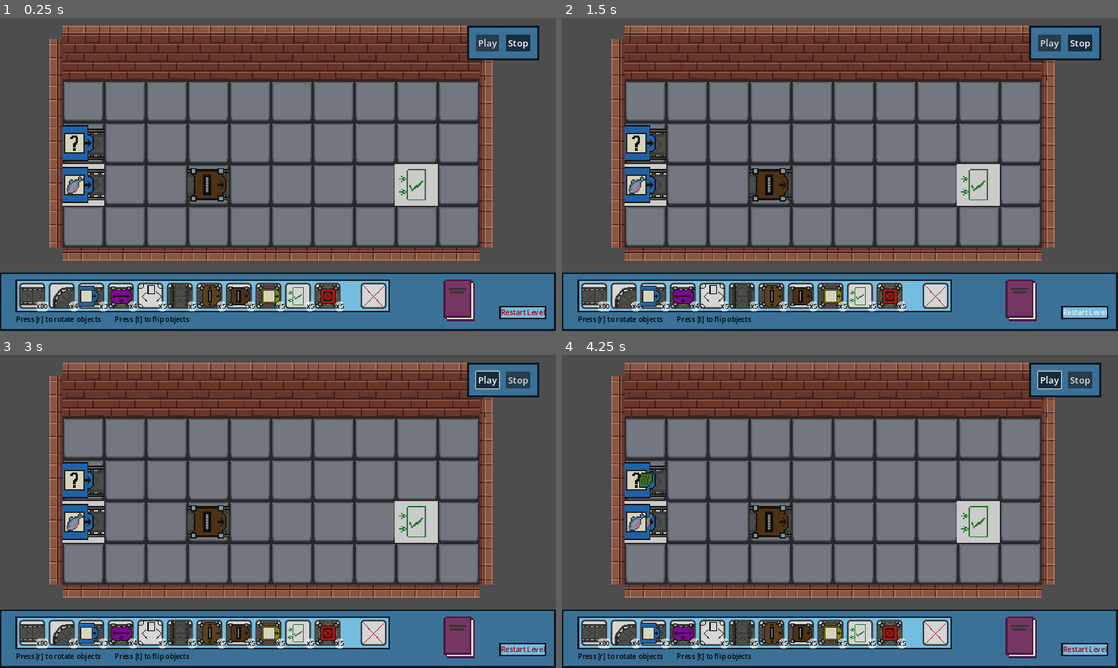
Above: before the commit, frames 1-4 (two rows, left to right).
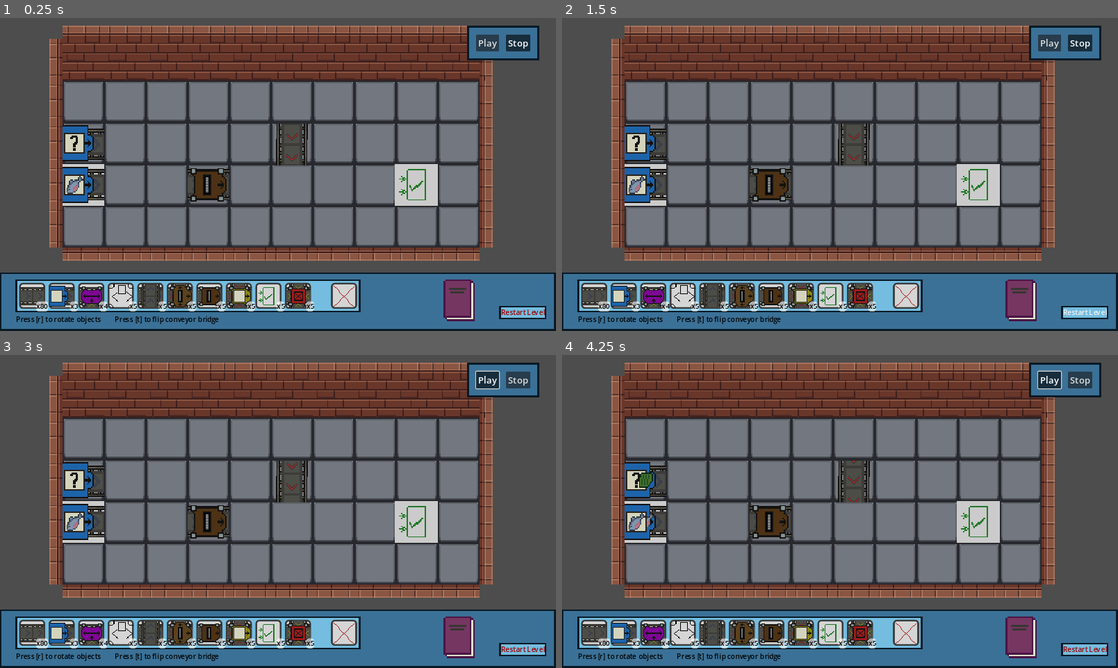
Above: after the commit, the same moments.

Repository: dani-swordfish/Fish-Game
Game: Godot game, scene res://Scenes/Test/test_level.tscn
Same seed, same stepped clock (60 frames per second), same inputs: the game is played once before the commit and once after it.
Inputs:
- Up to frame 1 (0.25 s): no input
- Up to frame 2 (1.5 s): click "Restart Level" at 0.5 s; click "Restart Level" at 1.25 s
- Up to frame 3 (3 s): click "Restart Level" at 2 s; click "Play" at 2.75 s
- Up to frame 4 (4.25 s): click "Play" at 3.5 s

The runs differ from the first frame. In frame 1, 4.2% of the frame differs, in the area x 9-71%, y 33-98%; in frame 2, 4.2%; in frame 3, 4.2%; in frame 4, 4.2%.

Commit message:
belt corners

Diff:
--- a/Scenes/Components/component.gd
+++ b/Scenes/Components/component.gd
@@ -28,6 +28,10 @@
 
 func set_tile():
 	tile = Globals.references.tilemap.local_to_map(position)
+
+
+func _components_changed():
+	pass
 
 
 func _on_play():
--- a/Scenes/Components/cutter.gd
+++ b/Scenes/Components/cutter.gd
@@ -20,10 +20,14 @@
 	super._ready()
 
 
+func _components_changed():
+	super._components_changed()
+	next_component_2 = get_next_component(ray_cast_2d_2, get_direction(1))
+	next_component_3 = get_next_component(ray_cast_2d_3, get_direction(2))
+
 func _on_play():
 	super._on_play()
-	next_component_2 = get_next_component(ray_cast_2d_2, get_direction(1))
-	next_component_3 = get_next_component(ray_cast_2d_3, get_direction(2))
+
 
 func reset_storage():
 	#print("cutter storage reset")
--- a/Scenes/Components/cutter.tscn
+++ b/Scenes/Components/cutter.tscn
@@ -23,6 +23,8 @@
 [node name="Cutter" type="Node2D" groups=["direction_matters", "stores_items"]]
 script = ExtResource("1_f0v4m")
 storage_array = Array[ExtResource("2_yac3r")]([SubResource("Resource_dwxth")])
+has_item_ready = null
+is_static = null
 
 [node name="SpriteBackground" type="Sprite2D" parent="."]
 visible = false
--- a/Scenes/Conveyor Components/conveyor.gd
+++ b/Scenes/Conveyor Components/conveyor.gd
@@ -32,9 +32,13 @@
 
 
 
+func _components_changed():
+	super._components_changed()
+	next_component = get_next_component()
+
 func _on_play():
 	super._on_play()
-	next_component = get_next_component()
+
 
 
 func _on_stop():
@@ -79,15 +83,17 @@
 	var new_component: Node2D = raycast.get_collider().get_parent()
 
 	if new_component.is_in_group("direction_matters"):
-		if new_component.is_in_group("test"):
-			print("tried", com_direction, new_component.get_input_directions_array())
 		if com_direction in new_component.get_input_directions_array():
-			if new_component.is_in_group("test"):
-				print("success", new_component)
+			for_conveyor_connect(com_direction, new_component)
 			return new_component
 		return null
+	for_conveyor_connect(com_direction, new_component)
+	return new_component
 
-	return new_component
+
+func for_conveyor_connect(com_direction, new_component):
+	if new_component.is_in_group("basic_conveyor"):
+			new_component.connection_made(com_direction)
 
 
 func move_item(move_direction = direction, new_compnent = next_component, item_to_move = item_node):
--- a/Scenes/Conveyor Components/conveyor.tscn
+++ b/Scenes/Conveyor Components/conveyor.tscn
@@ -1,8 +1,10 @@
-[gd_scene load_steps=25 format=3 uid="uid://cy6c8snu4ia2t"]
+[gd_scene load_steps=30 format=3 uid="uid://cy6c8snu4ia2t"]
 
 [ext_resource type="Script" path="res://Scenes/Conveyor Components/corner_or_strait.gd" id="1_4yk4b"]
 [ext_resource type="Texture2D" uid="uid://dkfqblrp5t4db" path="res://Art/top-down-conveyor.png" id="2_a20ei"]
+[ext_resource type="Texture2D" uid="uid://bc0djudtitcc6" path="res://Art/doungon wall blue.png" id="3_483tx"]
 [ext_resource type="Texture2D" uid="uid://cybocqe0om1t2" path="res://Art/final conveyor animation all.png" id="3_lj4yi"]
+[ext_resource type="Texture2D" uid="uid://be745rsu4cmkh" path="res://Art/background test.png" id="4_ujbk3"]
 
 [sub_resource type="Gradient" id="Gradient_dg1oq"]
 colors = PackedColorArray(0.796243, 0.796243, 0.796243, 1, 0.796243, 0.796243, 0.796243, 1)
@@ -17,6 +19,10 @@
 atlas = ExtResource("2_a20ei")
 region = Rect2(32, 0, 32, 32)
 
+[sub_resource type="AtlasTexture" id="AtlasTexture_5471s"]
+atlas = ExtResource("3_483tx")
+region = Rect2(32, 32, 32, 32)
+
 [sub_resource type="AtlasTexture" id="AtlasTexture_sxdp4"]
 atlas = ExtResource("3_lj4yi")
 region = Rect2(0, 0, 32, 32)
@@ -80,6 +86,14 @@
 [sub_resource type="AtlasTexture" id="AtlasTexture_xrhxd"]
 atlas = ExtResource("3_lj4yi")
 region = Rect2(480, 0, 32, 32)
+
+[sub_resource type="AtlasTexture" id="AtlasTexture_loxwa"]
+atlas = ExtResource("4_ujbk3")
+region = Rect2(224, 128, 32, 32)
+
+[sub_resource type="AtlasTexture" id="AtlasTexture_x3sia"]
+atlas = ExtResource("4_ujbk3")
+region = Rect2(192, 0, 64, 64)
 
 [sub_resource type="SpriteFrames" id="SpriteFrames_cuv4h"]
 animations = [{
@@ -93,6 +107,14 @@
 }, {
 "frames": [{
 "duration": 1.0,
+"texture": SubResource("AtlasTexture_5471s")
+}],
+"loop": true,
+"name": &"left_and_other_inputs",
+"speed": 5.0
+}, {
+"frames": [{
+"duration": 1.0,
 "texture": SubResource("AtlasTexture_sxdp4")
 }, {
 "duration": 1.0,
@@ -143,9 +165,25 @@
 "loop": true,
 "name": &"strait",
 "speed": 60.0
+}, {
+"frames": [{
+"duration": 1.0,
+"texture": SubResource("AtlasTexture_loxwa")
+}],
+"loop": true,
+"name": &"three_inputs",
+"speed": 5.0
+}, {
+"frames": [{
+"duration": 1.0,
+"texture": SubResource("AtlasTexture_x3sia")
+}],
+"loop": true,
+"name": &"up_and_down_inputs",
+"speed": 5.0
 }]
 
-[node name="Conveyor" type="Node2D"]
+[node name="Conveyor" type="Node2D" groups=["basic_conveyor"]]
 script = ExtResource("1_4yk4b")
 
 [node name="SpriteBackground" type="Sprite2D" parent="."]
--- a/Scenes/Conveyor Components/conveyor_bridge.gd
+++ b/Scenes/Conveyor Components/conveyor_bridge.gd
@@ -18,6 +18,14 @@
 		if child.is_in_group("direction_matters"):
 			child._on_play()
 
+
+func _components_changed():
+	super._components_changed()
+	for child in get_children():
+		if child.is_in_group("direction_matters"):
+			child._components_changed()
+
+
 func _on_stop():
 	super._on_stop()
 	for child in get_children():
--- a/Scenes/Conveyor Components/conveyor_sorter.gd
+++ b/Scenes/Conveyor Components/conveyor_sorter.gd
@@ -14,15 +14,17 @@
 func _ready() -> void:
 	super._ready()
 
+func _components_changed():
+	super._components_changed()
+	next_component_3 = get_next_component(ray_cast_2d_3, get_sorter_direction())
+
+
 
 func _on_play():
 	super._on_play()
-	next_component_3 = get_next_component(ray_cast_2d_3, get_sorter_direction())
 
-	# TODO change to something better
-	for child in get_children():
-		if child is AnimatedSprite2D:
-			child.play()
+
+
 
 
 func _on_stop():
--- a/Scenes/Conveyor Components/conveyor_split.gd
+++ b/Scenes/Conveyor Components/conveyor_split.gd
@@ -10,9 +10,15 @@
 	super._ready()
 
 
+
+func _components_changed():
+	super._components_changed()
+	next_component_2 = get_next_component(ray_cast_2d_2, get_splitter_direction())
+
+
 func _on_play():
 	super._on_play()
-	next_component_2 = get_next_component(ray_cast_2d_2, get_splitter_direction())
+
 
 
 
--- a/Scenes/Conveyor Components/corner_or_strait.gd
+++ b/Scenes/Conveyor Components/corner_or_strait.gd
@@ -5,22 +5,102 @@
 @onready var conveyor_animation: AnimatedSprite2D = $ConveyorAnimation
 
 
-@export var corner: bool:
+var corner: bool:
 	set(value):
 		corner = value
 		if corner:
-			$AnimatedSprite2D.animation = "corner"
+			conveyor_animation.animation = "corner"
 		else:
-			$AnimatedSprite2D.animation = "strait"
+			conveyor_animation.animation = "strait"
 
 
-@export var flipped: bool:
+var flipped: bool:
 	set(value):
 		flipped = value
 		if flipped:
-			$ConveyorSprite.flip_v = true
+			conveyor_animation.flip_v = true
 		else:
-			$ConveyorSprite.flip_v = false
+			conveyor_animation.flip_v = false
+
+
+			#if direction == 0 or direction == 2:
+				#conveyor_animation.flip_v = false
+			#else:
+				#conveyor_animation.flip_v = true
+		#else:
+			#if direction == 0 or direction == 2:
+				#conveyor_animation.flip_v = true
+			#else:
+				#conveyor_animation.flip_v = false
+
+
+
+
+var inputs: Array[Enum.DIRECTION] = []
+
+
+func connection_made(_direction):
+	inputs.append(get_local_direction(_direction))
+
+func before_components_changed():
+	inputs = []
+
+func after_components_changed():
+	ajust_for_inputs()
+
+
+func ajust_for_inputs():
+	inputs.sort()
+
+	inputs.erase(0)
+	if is_in_group("for_test"):
+		print(inputs)
+
+	if inputs.size() == 0:
+		corner = false
+		flipped = false
+
+	if inputs.size() == 1:
+		match inputs[0]:
+			1:
+				corner = true
+				flipped = false
+			2:
+				corner = false
+				flipped = false
+			3:
+				corner = true
+				flipped = true
+
+	if inputs.size() == 2:
+		print(2)
+
+		if inputs == [1,3]:
+			conveyor_animation.play("up_and_down_inputs")
+
+		else:
+			conveyor_animation.play("left_and_other_inputs")
+			if  inputs == [1,2]:
+				flipped = true
+			if inputs == [2,3]:
+				flipped = false
+
+	if inputs.size() == 3:
+		conveyor_animation.play("three_inputs")
+
+
+
+
+
+
+
+func get_local_direction(start_direction):
+	start_direction -= (direction - 2)
+	start_direction = Globals.get_fixed_direction(start_direction)
+
+	return start_direction
+
+
 
 func _ready() -> void:
 	super._ready()
--- a/Scenes/Test/components.gd
+++ b/Scenes/Test/components.gd
@@ -13,3 +13,19 @@
 		child._on_stop()
 	for node in get_tree().get_nodes_in_group("conveyor_animation"):
 		node.stop()
+
+
+func _on_sub_machine_before_components_changed() -> void:
+	for nodes in get_tree().get_nodes_in_group("basic_conveyor"):
+		nodes.before_components_changed()
+
+
+func _on_sub_machine_components_changed() -> void:
+	#print("_on_sub_machine_components_changed()")
+	for child in get_children():
+		child._components_changed()
+
+
+func _on_sub_machine_after_components_changed() -> void:
+	for nodes in get_tree().get_nodes_in_group("basic_conveyor"):
+		nodes.after_components_changed()
--- a/Scenes/Test/sub_machine.gd
+++ b/Scenes/Test/sub_machine.gd
@@ -1,10 +1,18 @@
 extends Control
+
+# needs to happen only once, not twice if changed and removed both happen
+signal components_changed
+
+signal before_components_changed
+signal after_components_changed
 
 
 @onready var player_hand: Control = %PlayerHand
 @onready var tilemap = %Tilemap
 @onready var components: Node2D = $"../Components"
 @onready var world_states: StateChart = $"../WorldStates"
+
+
 
 
 func _on_play_state_entered() -> void:
@@ -25,35 +33,46 @@
 		print("player has no compoenent")
 		return
 
-	if player_hand.get_component() == Enum.COMPONENTS.REMOVE_COMPONENT:
-		remove_component()
-		return
 
 	if event.is_pressed() \
 	and event.button_index == MOUSE_BUTTON_LEFT:
+		if player_hand.get_component() == Enum.COMPONENTS.REMOVE_COMPONENT:
+			if remove_component():
+				handle_signals()
+			return
+
 		spawn_component(player_hand.get_component())
-		#print("spawn component")
 
 
-func remove_component():
+
+
+func handle_signals():
+	before_components_changed.emit()
+	await get_tree().create_timer(0.05).timeout
+	components_changed.emit()
+	await get_tree().create_timer(0.05).timeout
+	after_components_changed.emit()
+
+
+
+func remove_component() -> bool:
 	for cov in components.get_children():
 		if cov.tile == tilemap.get_component_pos():
-			print(cov.tile, tilemap.get_component_pos(), "is eqaul??" )
 			if !cov.is_static:
 				get_box_and_count_up(cov)
 				cov.queue_free()
+				return true
 			else:
 				print("tried to remove static component")
-				return
+				return false
+	return false
 
 
 func get_box_and_count_up(component):
 	for box in Globals.references.h_box_container.get_children():
-		print(box)
 		if box is Box\
 		and box.component == component.component:
 			box.component_count += 1
-			print("counter up on box", box)
 
 
 func spawn_component(component: int):
@@ -97,6 +116,8 @@
 	# reduce component count
 	player_hand.active_box.component_count -= 1
 
+	handle_signals()
+
 
 func _on_player_hand_player_picked_up_component() -> void:
 	open()
--- a/Scenes/Test/test_level.tscn
+++ b/Scenes/Test/test_level.tscn
@@ -16,6 +16,7 @@
 [ext_resource type="PackedScene" uid="uid://b3c3j1qflhmfx" path="res://Scenes/Components/multi_spawner.tscn" id="9_uqhoy"]
 [ext_resource type="Script" path="res://addons/godot_state_charts/state_chart.gd" id="10_hns4d"]
 [ext_resource type="Script" path="res://addons/godot_state_charts/compound_state.gd" id="11_3167c"]
+[ext_resource type="PackedScene" uid="uid://cy6c8snu4ia2t" path="res://Scenes/Conveyor Components/conveyor.tscn" id="11_mcwq8"]
 [ext_resource type="PackedScene" uid="uid://bwy3ptujdf41u" path="res://Scenes/Components/randi_cutter.tscn" id="11_pefrv"]
 [ext_resource type="Script" path="res://addons/godot_state_charts/atomic_state.gd" id="12_avwe8"]
 [ext_resource type="Script" path="res://Scenes/Test/item_picker_ui.gd" id="12_nfskl"]
@@ -80,6 +81,10 @@
 [node name="RandiCutter" parent="Components" instance=ExtResource("11_pefrv")]
 position = Vector2(144, 112)
 
+[node name="Conveyor" parent="Components" groups=["for_test"] instance=ExtResource("11_mcwq8")]
+position = Vector2(208, 81)
+rotation = 1.5708
+
 [node name="Camera2D" type="Camera2D" parent="."]
 position = Vector2(-16, -16)
 anchor_mode = 0
@@ -144,11 +149,6 @@
 initial_component_count = 80
 component = 1
 
-[node name="Box2" parent="UI/ComponentPicker/PanelContainer/MarginContainer/VBoxContainer/HBoxContainer/PanelContainer/MarginContainer/HBoxContainer" instance=ExtResource("6_k24xg")]
-layout_mode = 2
-initial_component_count = 4
-component = 2
-
 [node name="Box3" parent="UI/ComponentPicker/PanelContainer/MarginContainer/VBoxContainer/HBoxContainer/PanelContainer/MarginContainer/HBoxContainer" instance=ExtResource("6_k24xg")]
 layout_mode = 2
 tooltip_text = "Input -
@@ -245,7 +245,7 @@
 [node name="Label2" type="Label" parent="UI/ComponentPicker/PanelContainer/MarginContainer/VBoxContainer/HBoxContainer2"]
 layout_mode = 2
 theme = ExtResource("12_x4jup")
-text = "Press [t] to flip objects"
+text = "Press [t] to flip conveyor bridge"
 
 [node name="PlayerHand" type="Control" parent="UI/ComponentPicker"]
 unique_name_in_owner = true
@@ -554,6 +554,9 @@
 [connection signal="toggled" from="UI/RecipeUI/VBoxContainer/HBoxContainer/Panel/ContructorButton" to="UI/RecipeUI" method="_on_contructor_button_toggled"]
 [connection signal="toggled" from="UI/RecipeUI/VBoxContainer/HBoxContainer/Panel2/CutterButton" to="UI/RecipeUI" method="_on_cutter_button_toggled"]
 [connection signal="pressed" from="UI/TextureButton" to="UI/RecipeUI" method="_on_texture_button_pressed"]
+[connection signal="after_components_changed" from="SubMachine" to="Components" method="_on_sub_machine_after_components_changed"]
+[connection signal="before_components_changed" from="SubMachine" to="Components" method="_on_sub_machine_before_components_changed"]
+[connection signal="components_changed" from="SubMachine" to="Components" method="_on_sub_machine_components_changed"]
 [connection signal="gui_input" from="SubMachine" to="SubMachine" method="_on_gui_input"]
 [connection signal="gui_input" from="SubMachine/Panel" to="SubMachine" method="_on_panel_gui_input"]
 [connection signal="state_entered" from="WorldStates/Root/Play" to="Components" method="_on_play_state_entered"]
Binary file added: Art/directions draft.ase
Not shown: 1 places in Scenes/Test/test_level.tscn that only renumber resources
